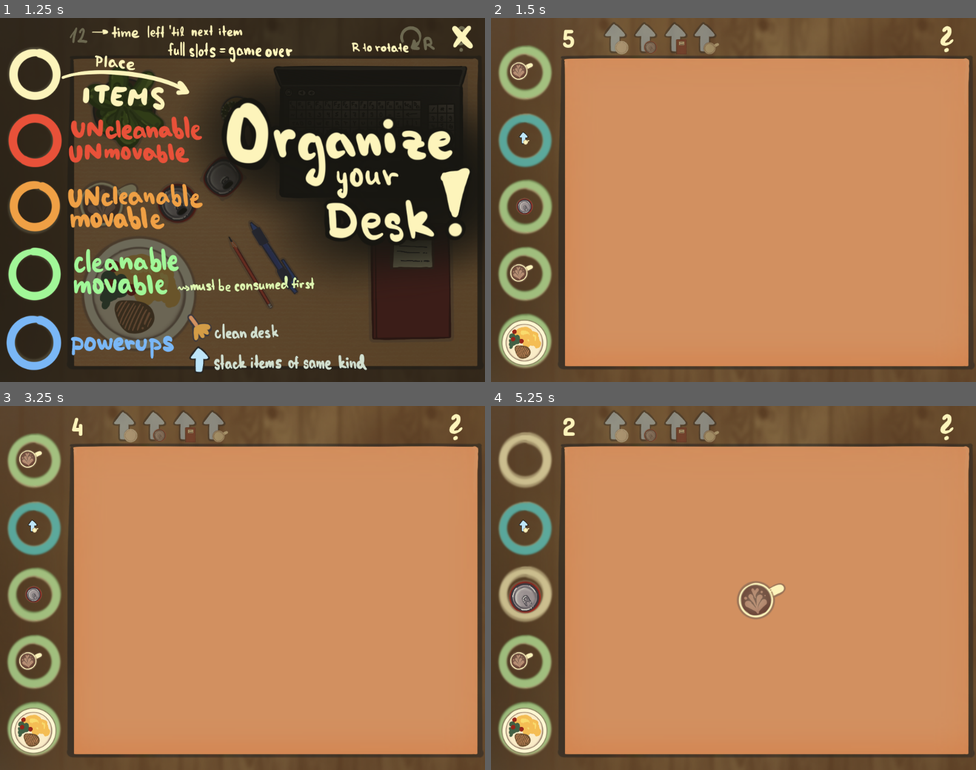
Above: before the commit, frames 1-4 (two rows, left to right).
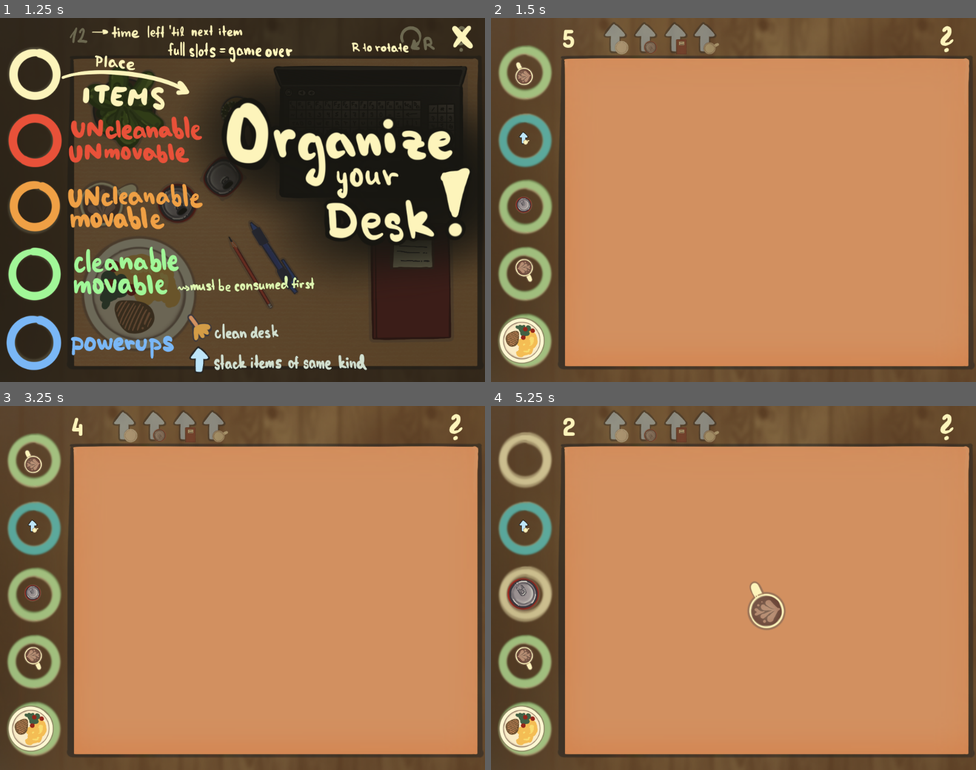
Above: after the commit, the same moments.

Repository: Nekaque/GJTraining
Game: Godot game, scene res://scenes/menu.tscn
Two runs of this game, one before a commit and one after it. Both use one fixed random seed, a clock stepped at 60 frames per second and the inputs below.
Inputs (mouse positions are in pixels of both pictures, inside the frame that each line leads up to):
- Up to frame 1 (1.25 s): click (242, 167) at 0.5 s
- Up to frame 2 (1.5 s): click (951, 36) at 1.25 s
- Up to frame 3 (3.25 s): click (455, 427) at 2 s; click (460, 424) at 2.75 s
- Up to frame 4 (5.25 s): tap Enter at 3.5 s; drag from (524, 460) to (767, 598) at 3.52 s; drag from (524, 529) to (767, 598) at 4.27 s; move the mouse to (524, 595) at 5.02 s; hold R (rotate) from 5.03 s (still down); click (524, 595) at 5.17 s

Frame 1 is identical in both runs. In frame 2, 1.3% of the frame differs, in the area x 1-12%, y 12-96%; in frame 3, 1.3%; in frame 4, 2.3%, in the area x 1-61%, y 47-96%.

Commit message:
rotations and cleanup better animation

Diff:
--- a/scripts/item.gd
+++ b/scripts/item.gd
@@ -51,7 +51,9 @@
 func setup(i, num):
 	_ready()
 	global_scale = Vector2(0.4,0.4)
+	if num<=8: rotate(deg_to_rad((randi()%4) * 90))
 	sprite.animation = animations[num]
+	first_frame()
 	for collider in colliders: collider.disabled = true
 	add_to_group(animations[num])
 	colliders[num].disabled = false
--- a/scripts/main.gd
+++ b/scripts/main.gd
@@ -24,8 +24,8 @@
 @onready var label = $Label
 
 func _ready() -> void:
+	tut(true)
 	generate()
-	tut(true)
 
 func tut(show):
 	$Tutorial.visible = show
@@ -104,7 +104,6 @@
 					kolecka[dragging.from].play(kolecka_barvy[dragging.type])
 					dragging.position = dragging.init_pos
 					if (dragging.from >= 0): dragging.global_scale = Vector2(0.4,0.4)
-					if (dragging.type == 13): dragging.first_frame()
 					dragging = null
 			else:
 				dragging.init_pos = dragging.position
@@ -145,6 +144,9 @@
 		timer.wait_time = time
 		timer.start(0)
 	else:
+		for i in len(powerups_icons):
+			Coll.is_stackable[i] = false
+			powerups_icons[i].visible = false
 		label.text = 'get rekt'
 		$End.visible = true
 		dragging = null
